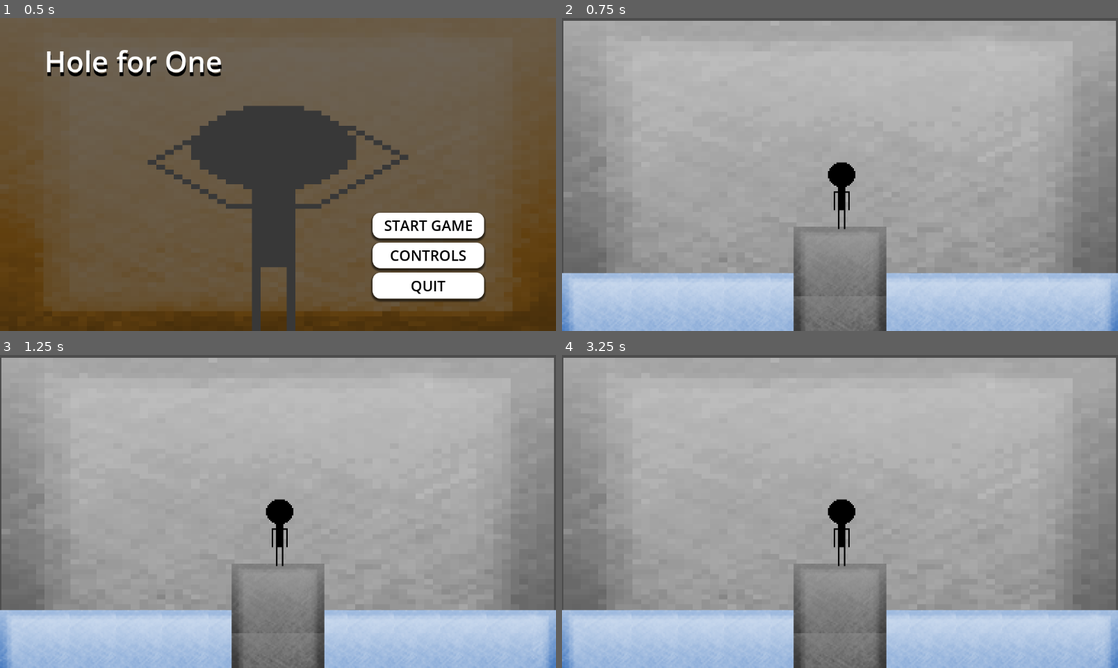
Above: before the commit, frames 1-4 (two rows, left to right).
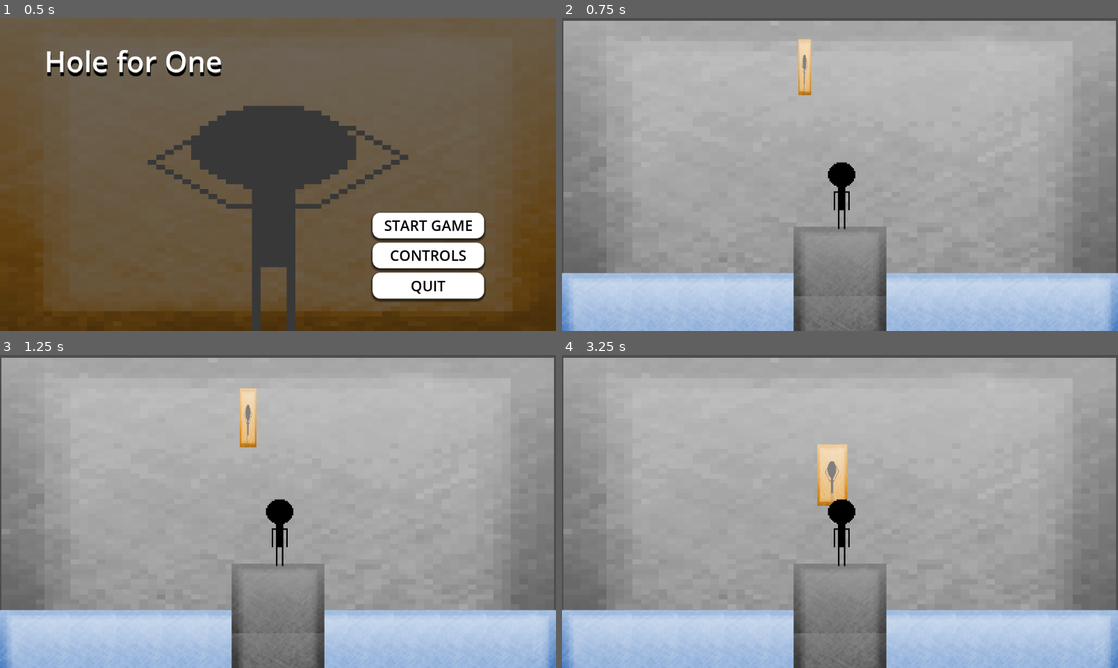
Above: after the commit, the same moments.

Repository: JCresent/hole-for-one
Game: Godot game, scene res://scenes/menu.tscn
The game is run twice, just before and just after one commit, with the same random seed, the same clock (stepped at 60 frames per second) and the same inputs.
Inputs:
- Up to frame 1 (0.5 s): no input
- Up to frame 2 (0.75 s): click "START GAME" at 0.5 s
- Up to frame 3 (1.25 s): no input
- Up to frame 4 (3.25 s): tap Enter (ui_accept) at 1.25, 1.52, 2.27 s; hold W (right_arm_down) 1.28-2.78 s; hold T (left_arm_down) from 2.78 s (still down)

Frame 1 is identical in both runs. In frame 2, 0.4% of the frame differs, in the area x 42-45%, y 6-25%; in frame 3, 0.6%; in frame 4, 1.0%, in the area x 45-52%, y 28-49%.

Commit message:
Lose screen and semi moving wall

Diff:
--- /dev/null
+++ b/scenes/lose-screen.tscn
@@ -0,0 +1,92 @@
+[gd_scene load_steps=8 format=3 uid="uid://ttpol3dos0al"]
+
+[ext_resource type="Script" path="res://scripts/lose_screen.gd" id="1_57yek"]
+[ext_resource type="Texture2D" uid="uid://cphg8kvum1p41" path="res://assets/screens/lose_screen.png" id="2_agevv"]
+
+[sub_resource type="StyleBoxTexture" id="StyleBoxTexture_honml"]
+texture = ExtResource("2_agevv")
+
+[sub_resource type="StyleBoxEmpty" id="StyleBoxEmpty_aqae7"]
+
+[sub_resource type="StyleBoxFlat" id="StyleBoxFlat_a4u3c"]
+bg_color = Color(0.435192, 0.435192, 0.435192, 1)
+corner_radius_top_left = 16
+corner_radius_top_right = 16
+corner_radius_bottom_right = 16
+corner_radius_bottom_left = 16
+shadow_size = 5
+shadow_offset = Vector2(0, 3.41)
+
+[sub_resource type="StyleBoxFlat" id="StyleBoxFlat_dmu2j"]
+bg_color = Color(0.180005, 0.180005, 0.180005, 1)
+corner_radius_top_left = 16
+corner_radius_top_right = 16
+corner_radius_bottom_right = 16
+corner_radius_bottom_left = 16
+shadow_size = 5
+shadow_offset = Vector2(0, 3.41)
+
+[sub_resource type="StyleBoxFlat" id="StyleBoxFlat_8xdse"]
+bg_color = Color(1, 1, 1, 1)
+corner_radius_top_left = 16
+corner_radius_top_right = 16
+corner_radius_bottom_right = 16
+corner_radius_bottom_left = 16
+shadow_size = 5
+shadow_offset = Vector2(0, 3.41)
+
+[node name="Lose-screen" type="Control"]
+layout_mode = 3
+anchors_preset = 15
+anchor_right = 1.0
+anchor_bottom = 1.0
+grow_horizontal = 2
+grow_vertical = 2
+script = ExtResource("1_57yek")
+
+[node name="Panel" type="Panel" parent="."]
+texture_filter = 1
+layout_mode = 1
+anchors_preset = 15
+anchor_right = 1.0
+anchor_bottom = 1.0
+grow_horizontal = 2
+grow_vertical = 2
+theme_override_styles/panel = SubResource("StyleBoxTexture_honml")
+
+[node name="Button" type="Button" parent="."]
+offset_left = 484.0
+offset_top = 473.0
+offset_right = 667.0
+offset_bottom = 515.0
+size_flags_vertical = 3
+theme_override_colors/font_hover_color = Color(0, 0, 0, 1)
+theme_override_colors/font_pressed_color = Color(0, 0, 0, 1)
+theme_override_colors/font_focus_color = Color(0, 0, 0, 1)
+theme_override_colors/font_color = Color(0, 0, 0, 1)
+theme_override_font_sizes/font_size = 30
+theme_override_styles/focus = SubResource("StyleBoxEmpty_aqae7")
+theme_override_styles/hover = SubResource("StyleBoxFlat_a4u3c")
+theme_override_styles/pressed = SubResource("StyleBoxFlat_dmu2j")
+theme_override_styles/normal = SubResource("StyleBoxFlat_8xdse")
+text = "HOME"
+
+[node name="Label" type="Label" parent="."]
+layout_mode = 1
+anchors_preset = 8
+anchor_left = 0.5
+anchor_top = 0.5
+anchor_right = 0.5
+anchor_bottom = 0.5
+offset_left = -32.5
+offset_top = -11.5
+offset_right = 32.5
+offset_bottom = 11.5
+grow_horizontal = 2
+grow_vertical = 2
+theme_override_colors/font_color = Color(1, 0, 0, 1)
+theme_override_colors/font_shadow_color = Color(0, 0, 0, 1)
+theme_override_font_sizes/font_size = 120
+text = "You lose"
+
+[connection signal="pressed" from="Button" to="." method="_on_home_pressed"]
--- a/scenes/main.tscn
+++ b/scenes/main.tscn
@@ -12,6 +12,8 @@
 [ext_resource type="Texture2D" uid="uid://dcysmgurljg2r" path="res://assets/stage/red2.png" id="9_njndd"]
 [ext_resource type="Texture2D" uid="uid://bsmy51fpb8rye" path="res://assets/sprites/sm-down.png" id="10_qlcib"]
 [ext_resource type="Script" path="res://scripts/character_body_2d.gd" id="10_qwgiv"]
+[ext_resource type="Script" path="res://scripts/wall.gd" id="13_7cj0k"]
+[ext_resource type="Texture2D" uid="uid://bovk617enkdpx" path="res://assets/screens/background_menu.png" id="14_f6r1u"]
 
 [sub_resource type="TileSetAtlasSource" id="TileSetAtlasSource_hehnx"]
 texture = ExtResource("2_0c86c")
@@ -220,6 +222,16 @@
 tile_map_data = PackedByteArray("AAAKAAoAAQAAAAEAAAAKAAsAAQAAAAIAAAAKAAwAAQAAAAIAAAAKAA0AAQAAAAMAAAALAAoAAQABAAEAAAALAA …(1200 unchanged characters)…
 tile_set = SubResource("TileSet_g36d5")
 
+[node name="Wall" type="StaticBody2D" parent="."]
+position = Vector2(329, 252)
+script = ExtResource("13_7cj0k")
+
+[node name="Sprite2D" type="Sprite2D" parent="Wall"]
+texture_filter = 1
+position = Vector2(253.5, -41.5)
+scale = Vector2(2.48438, 1.98438)
+texture = ExtResource("14_f6r1u")
+
 [node name="CharacterBody2D" type="CharacterBody2D" parent="."]
 script = ExtResource("10_qwgiv")
 
--- a/scenes/menu.tscn
+++ b/scenes/menu.tscn
@@ -1,6 +1,6 @@
 [gd_scene load_steps=8 format=3 uid="uid://chpjnftbqk0gl"]
 
-[ext_resource type="Texture2D" uid="uid://bovk617enkdpx" path="res://assets/sprites/background_menu.png" id="1_0bqwt"]
+[ext_resource type="Texture2D" uid="uid://bovk617enkdpx" path="res://assets/screens/background_menu.png" id="1_0bqwt"]
 [ext_resource type="Script" path="res://scripts/menu.gd" id="1_65lnc"]
 
 [sub_resource type="StyleBoxTexture" id="StyleBoxTexture_pfdie"]
--- /dev/null
+++ b/scripts/lose_screen.gd
@@ -0,0 +1,15 @@
+extends Control
+
+
+# Called when the node enters the scene tree for the first time.
+func _ready() -> void:
+	pass # Replace with function body.
+
+
+# Called every frame. 'delta' is the elapsed time since the previous frame.
+func _process(delta: float) -> void:
+	pass
+
+
+func _on_home_pressed() -> void:
+	get_tree().change_scene_to_file("res://scenes/menu.tscn")
--- a/scripts/wall.gd
+++ b/scripts/wall.gd
@@ -1,11 +1,27 @@
 extends StaticBody2D
 
+@export var initial_scale = 0.9
+@export var scale_speed = 90 # Adjust for scaling speed
+@export var vertical_speed = 60 # Adjust for vertical movement speed
+@export var max_scale = 1.0 # Maximum scale the wall will reach
 
-# Called when the node enters the scene tree for the first time.
-func _ready() -> void:
-	pass # Replace with function body.
+var start_position: Vector2
 
+func _ready():
+	# Center horizontally, start above the view
+	start_position = Vector2(get_viewport_rect().size.x / 2.5, get_viewport_rect().size.y * 0.2)
+	position = start_position
+	scale = Vector2(initial_scale/6, initial_scale)
 
-# Called every frame. 'delta' is the elapsed time since the previous frame.
 func _process(delta: float) -> void:
-	pass
+	# Approach player
+	position.y += vertical_speed * delta
+	scale += Vector2(scale_speed * delta * 0.001, scale_speed * delta * 0.001)
+
+	# Limit scaling
+	scale.x = min(scale.x, max_scale)
+	scale.y = min(scale.y, max_scale)
+
+	# Check if reached player's Y position or off-screen
+	if position.y > get_viewport_rect().size.y * 0.75: # Adjust value based on where your player is
+		queue_free()
Renamed: assets/sprites/background_menu.png -> assets/screens/background_menu.png
Not shown, added: assets/screens/background_menu.png.import
Binary file added: assets/screens/lose_screen.png
Not shown, changed: assets/screens/lose_screen.png.import
Not shown: 1 places in scenes/main.tscn that only renumber resources
